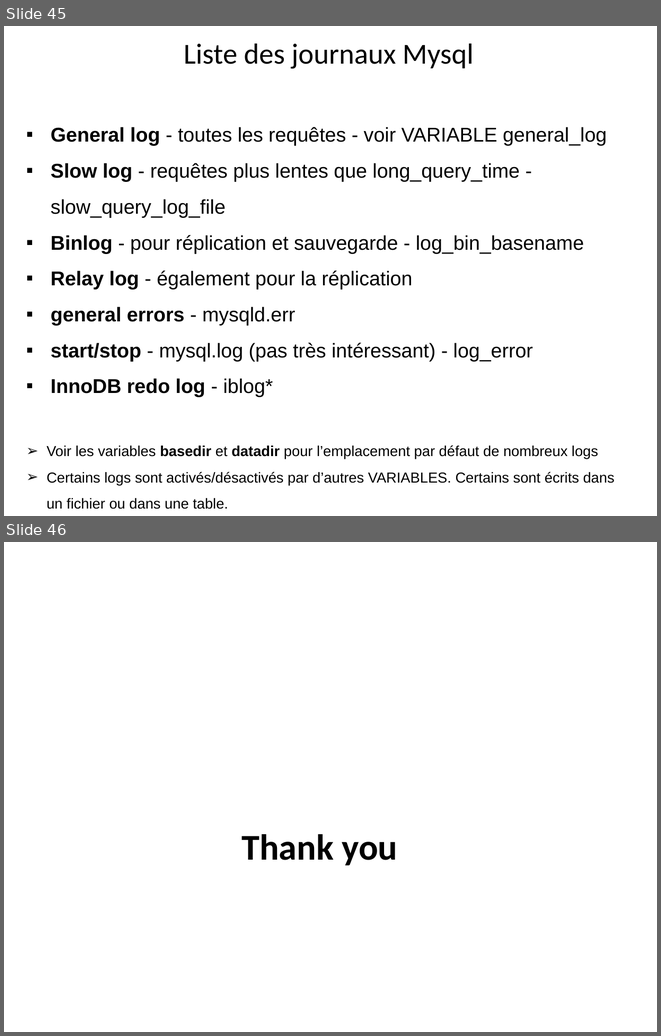
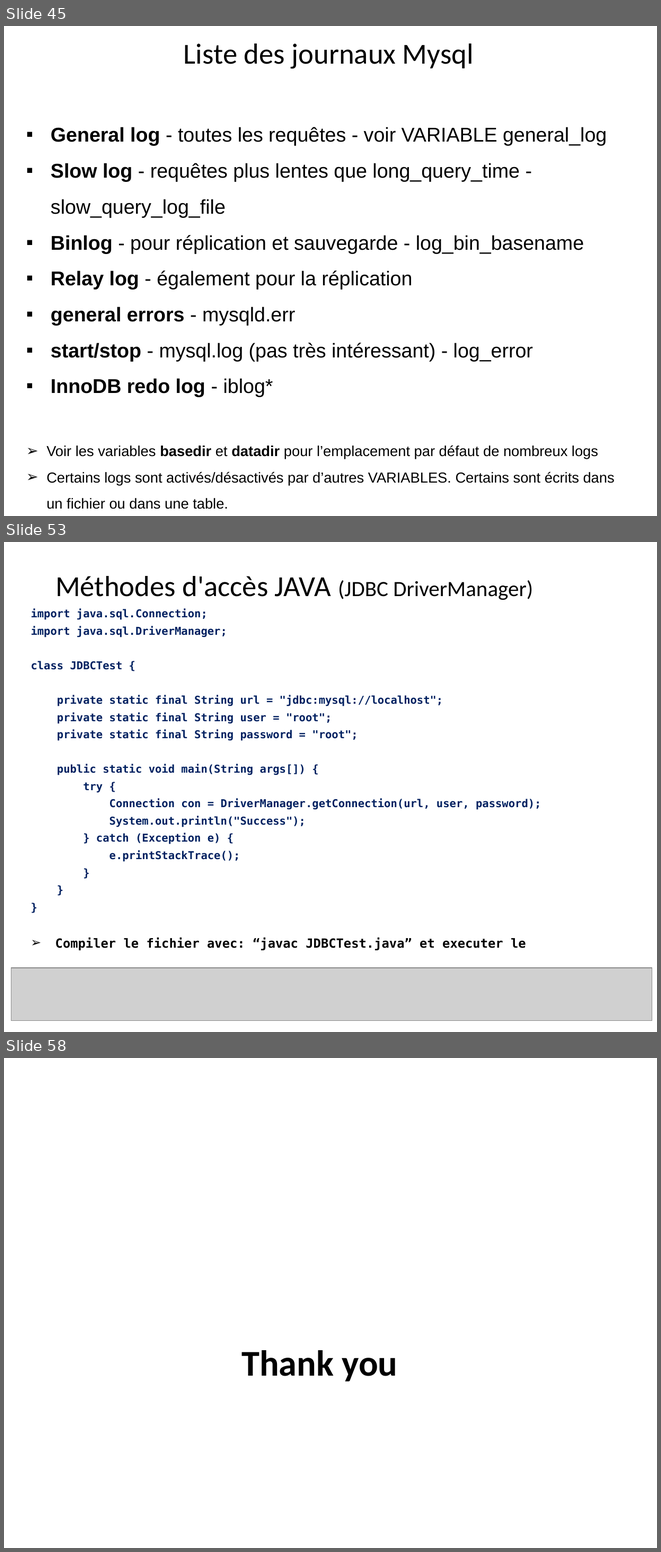
Before and after one commit to hosniah/mysql-labs, a slide deck: Administration MYSQL.pptx. Shown one above the other, each under a label of ours: slides 45 and 46 before the commit, slides 45, 53 and 58 after it; the slides between them are not shown. The pictures are 661x1036 and 661x1552 pixels, drawn with LibreOffice and Linux fonts; fonts in the diff are those of the drawing; grey boxes stand for pictures; background and template pictures are left out. Boxes give left, top, right and bottom in pixels: in the first picture for what was removed or moved away, otherwise in the second. Text is boxed around its words. In the diff, an @@ line names an element or a change of style, - is before the commit and + after.

```diff
--- a/Administration MYSQL.pptx
+++ b/Administration MYSQL.pptx
@@ slide 53 added at <box>4,542,657,1032</box>, background #FFFFFF @@
@@ title added at <box>55,576,533,600</box>, 32 pt, text #000000 @@
+Méthodes d'accès JAVA (JDBC DriverManager)
@@ text added at <box>31,609,541,950</box>, 12 pt, text #002060, bold @@
+import java.sql.Connection;
+import java.sql.DriverManager;
+class JDBCTest {
+private static final String url = "jdbc:mysql://localhost";
+private static final String user = "root";
+private static final String password = "root";
+public static void main(String args[]) {
+try {
+Connection con = DriverManager.getConnection(url, user, password);
+System.out.println("Success");
+} catch (Exception e) {
+e.printStackTrace();
+}
+}
+}
+➢ Compiler le fichier avec: “javac JDBCTest.java” et executer le
@@ picture added at <box>11,968,652,1021</box> @@
@@ what was slide 46 is now slide 58 @@
```
Also in this commit, not shown: 11 other slides added.
